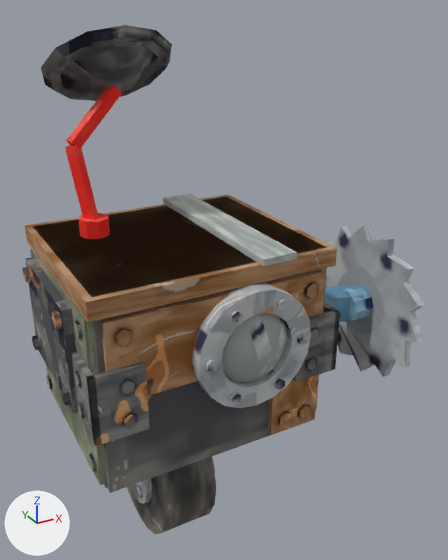
The glTF model art/models/Scrapper/Scrapper.glb, before and after one commit.
One viewpoint serves both versions: a 50 mm lens placed at (-1.08, -2.44, 2.8), pointed at (0.32, 0.11, 1.53). Arrows for +X, +Y and +Z are at lower left; the lights stay in place. The first picture is the older version.

The older version as bpy lines, for what is in view:
```python
ob_antenna = bpy.data.objects.new('Antenna', me_antenna)
ob_antenna.location = (0.0, 0.0, 0.0)
ob_appliancepanel = bpy.data.objects.new('AppliancePanel', me_appliancepanel)
ob_appliancepanel.location = (0.0, 0.0, 0.0)
ob_eye = bpy.data.objects.new('Eye', me_eye)
ob_eye.location = (0.0, 0.0, 0.0)
ob_eyerim = bpy.data.objects.new('EyeRim', me_eyerim)
ob_eyerim.location = (0.0, 0.0, 0.0)
ob_leftpanel = bpy.data.objects.new('LeftPanel', me_leftpanel)
ob_leftpanel.location = (0.0, 0.0, 0.0)
ob_radardish = bpy.data.objects.new('RadarDish', me_radardish)
ob_radardish.location = (0.0, 0.0, 0.0)
ob_saw = bpy.data.objects.new('Saw', me_saw)
ob_saw.location = (0.0, 0.0, 0.0)
ob_sawarm = bpy.data.objects.new('SawArm', me_sawarm)
ob_sawarm.location = (0.0, 0.0, 0.0)
# also in view: 'Brackets' at (0.0, -0.4, 1.4); 'Lid' at (0.0, 0.0, 1.81); 'FrontPanel' at (0.0, -0.47, 1.57); 'Body' at (0.0, 0.0, 1.4); 'FrontCornerPanel' at (0.38, -0.47, 1.16)
```
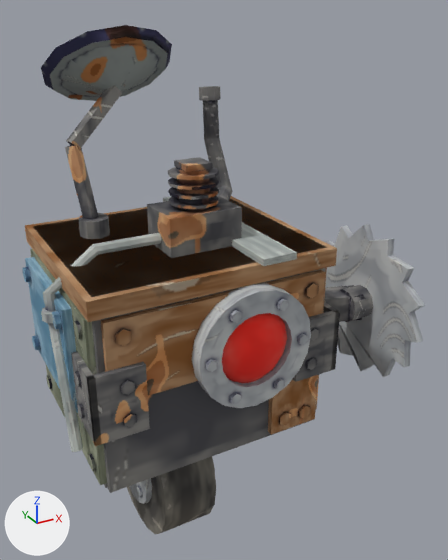
Patch to the scene script:
```diff
--- a/art/models/Scrapper/Scrapper.glb.py
+++ b/art/models/Scrapper/Scrapper.glb.py
@@ img_image_26 @@
+img_image_26 = load_image('Image_26', '_unpacked/Image_26', 256, 256, 'sRGB')
@@ img_image_25 @@
+img_image_25 = load_image('Image_25', '_unpacked/Image_25', 256, 256, 'sRGB')
@@ img_image_24 @@
+img_image_24 = load_image('Image_24', '_unpacked/Image_24', 256, 256, 'sRGB')
@@ mat_appliancepanel @@
 mat_appliancepanel = principled_material('AppliancePanel')
-mat_appliancepanel.texture = img_image_16
+mat_appliancepanel.texture = img_image_19
 mat_appliancepanel.roughness = 1.0
@@ mat_eyerim @@
 mat_eyerim = principled_material('EyeRim')
-mat_eyerim.texture = img_image_17
+mat_eyerim.texture = img_image_20
 mat_eyerim.roughness = 1.0
@@ mat_eye @@
 mat_eye = principled_material('Eye')
-mat_eye.texture = img_image_18
+mat_eye.texture = img_image_21
 mat_eye.roughness = 1.0
@@ mat_sawarm @@
 mat_sawarm = principled_material('SawArm')
-mat_sawarm.texture = img_image_19
+mat_sawarm.texture = img_image_22
 mat_sawarm.roughness = 1.0
@@ mat_saw @@
 mat_saw = principled_material('Saw')
-mat_saw.texture = img_image_20
+mat_saw.texture = img_image_24
 mat_saw.roughness = 1.0
@@ mat_antenna @@
 mat_antenna = principled_material('Antenna')
-mat_antenna.texture = img_image_21
+mat_antenna.texture = img_image_25
 mat_antenna.roughness = 1.0
@@ mat_radardish @@
 mat_radardish = principled_material('RadarDish')
-mat_radardish.texture = img_image_22
+mat_radardish.texture = img_image_26
 mat_radardish.roughness = 1.0
@@ mat_pipes @@
+mat_pipes = principled_material('Pipes')
+mat_pipes.texture = img_image_18
+mat_pipes.roughness = 1.0
@@ mat_motor @@
+mat_motor = principled_material('Motor')
+mat_motor.texture = img_image_16
+mat_motor.roughness = 1.0
@@ me_pipes @@
+me_pipes.from_pydata(...)  # 64 vertices, 124 faces; spans x -0.65..-0.1, y -0.324..-0.095, z 1.093..1.925
+me_pipes.materials.append(mat_pipes)  # picture img_image_18
@@ me_motor @@
+me_motor.from_pydata(...)  # 292 vertices, 564 faces; spans x -0.118..0.409, y -0.24..0.372, z 1.85..2.454
+me_motor.materials.append(mat_motor)  # picture img_image_16
@@ ob_pipes @@
+ob_pipes = bpy.data.objects.new('Pipes', me_pipes)
+ob_pipes.location = (0.0, 0.0, 0.0)
@@ ob_motor @@
+ob_motor = bpy.data.objects.new('Motor', me_motor)
+ob_motor.location = (0.0, 0.0, 0.0)
```

Changed parts and their boxes [x1, y1, x2, y2] in the pictures (448 x 560 px):
'Saw', surface changed
    both: [325, 224, 423, 371]
'Motor', added
    after: [147, 86, 242, 258]
'EyeRim', surface changed
    both: [192, 284, 310, 408]
'RadarDish', surface changed
    both: [41, 25, 172, 101]
'AppliancePanel', surface changed (grey to blue)
    both: [23, 257, 78, 413]
'Eye', surface changed (grey to red)
    both: [222, 313, 287, 383]
'Antenna', surface changed (red to grey)
    both: [65, 85, 122, 239]
'Pipes', added
    after: [41, 233, 161, 452]
'SawArm', surface changed (blue to grey)
    both: [324, 285, 373, 322]
